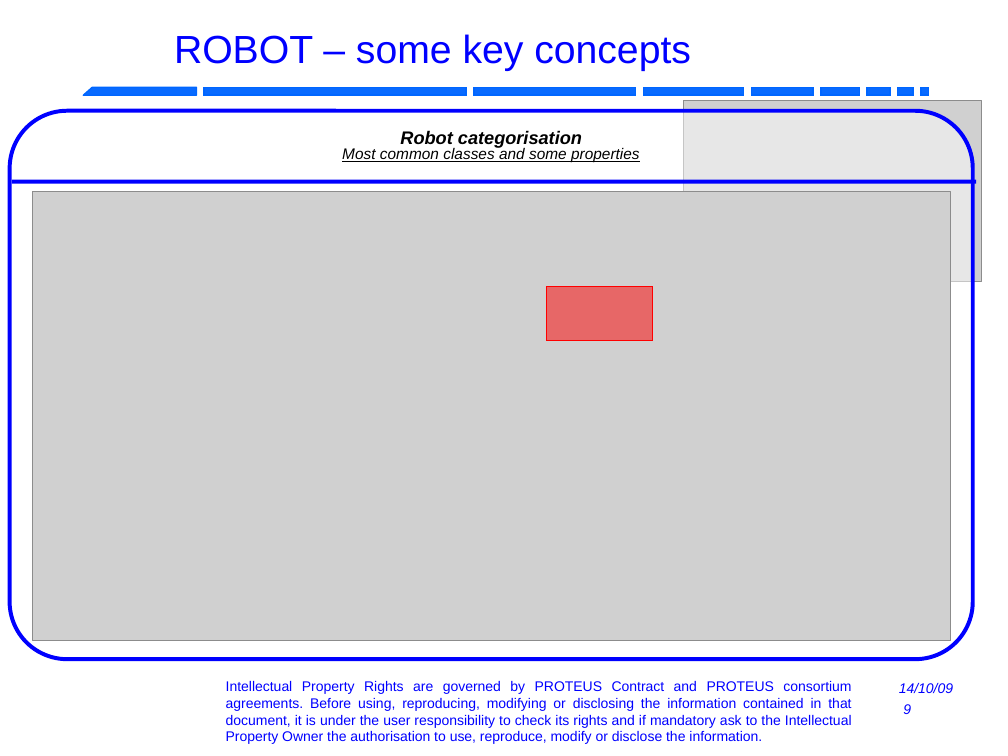
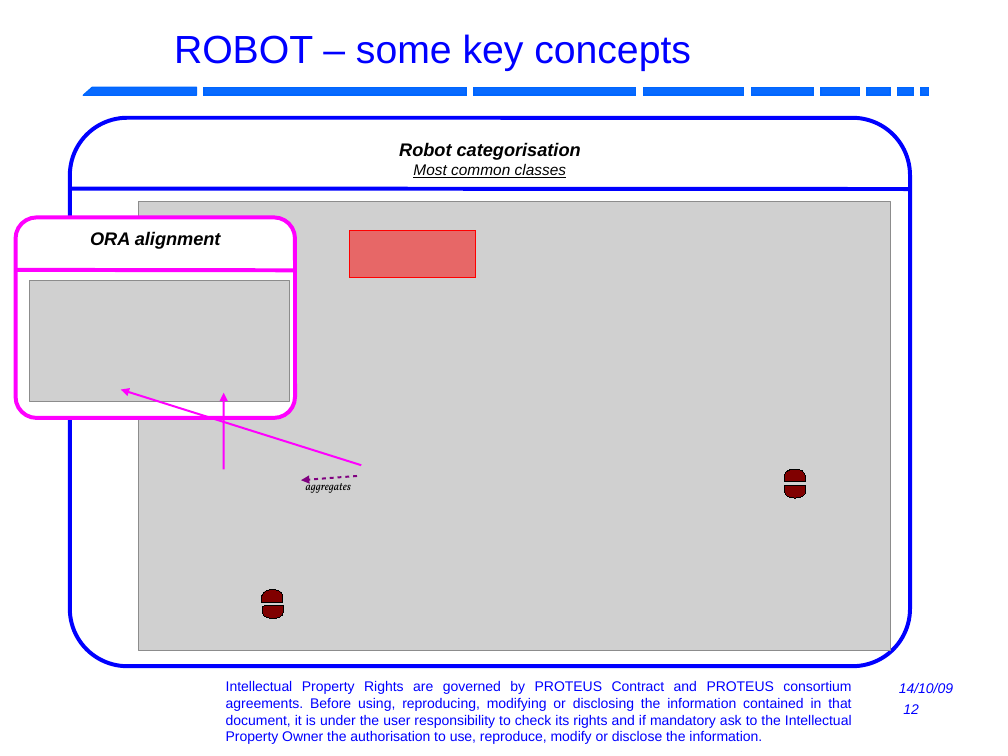
Before and after one commit to RobotML/RobotML, a slide deck: slide 12 of Ontologies/ORA/Meetings/20131103-IROS-Tokyo/R4.1.6-P5.9-ARoboticOntology.odp (slide 9 before the commit). Drawn at 1008x756 pixels with LibreOffice and Linux fonts; fonts in the diff are those of the drawing; grey boxes stand for pictures; background and template pictures are left out. Boxes give left, top, right and bottom in pixels: in the first picture for what was removed or moved away, otherwise in the second. Text is boxed around its words. In the diff, an @@ line names an element or a change of style, - is before the commit and + after.

```diff
--- a/Ontologies/ORA/Meetings/20131103-IROS-Tokyo/R4.1.6-P5.9-ARoboticOntology.odp
+++ b/Ontologies/ORA/Meetings/20131103-IROS-Tokyo/R4.1.6-P5.9-ARoboticOntology.odp
@@ rounded rectangle "Robot categorisation": place and size @@
-rounded rectangle "Robot categorisation" at (10, 111, 973, 659)
+rounded rectangle "Robot categorisation" at (70, 118, 910, 666)
@@ text in rounded rectangle at (399, 142, 581, 160): line spacing 0.76 to 1 @@
@@ text in rounded rectangle at (413, 164, 566, 178): text changed @@
-Most common classes and some properties
+Most common classes
@@ line moved from (12, 181) - (976, 181) to (73, 188) - (910, 190) @@
@@ picture: place and size @@
-picture at (33, 192, 951, 641)
+picture at (139, 202, 891, 651)
@@ rounded rectangle added at (15, 218, 294, 418), fill #FFFFFF, outline #FF00FF 2.83 pt, 13 pt, text #000000, bold, italic @@
+ORA alignment
@@ rectangle: place and size @@
-rectangle at (547, 286, 653, 340)
+rectangle at (350, 231, 477, 277)
@@ line added from (14, 270) to (294, 270), #FF00FF 2.83 pt @@
@@ picture: place and size @@
-picture at (684, 101, 982, 282)
+picture at (29, 280, 289, 400)
@@ arrow added from (361, 465) to (121, 389), #FF00FF 1.42 pt @@
@@ arrow added from (224, 470) to (224, 393), #FF00FF 1.42 pt @@
@@ arrow added from (357, 476) to (301, 480), #800080 1.42 pt @@
@@ text added at (306, 479, 351, 493), 8 pt, text #000000, italic @@
+aggregates
@@ flow chart delay added at (784, 469, 805, 482), fill #800000, outline #000000 0 pt @@
@@ flow chart delay added at (785, 485, 807, 498), fill #800000, outline #000000 0 pt @@
@@ flow chart delay added at (262, 590, 283, 603), fill #800000, outline #000000 0 pt @@
@@ flow chart delay added at (262, 606, 283, 619), fill #800000, outline #000000 0 pt @@
@@ page number at (903, 704, 919, 714): text changed @@
-9
+12
```
Also in this commit, not shown: 8 other slides changed, 4 slides added, 4 slides removed.
